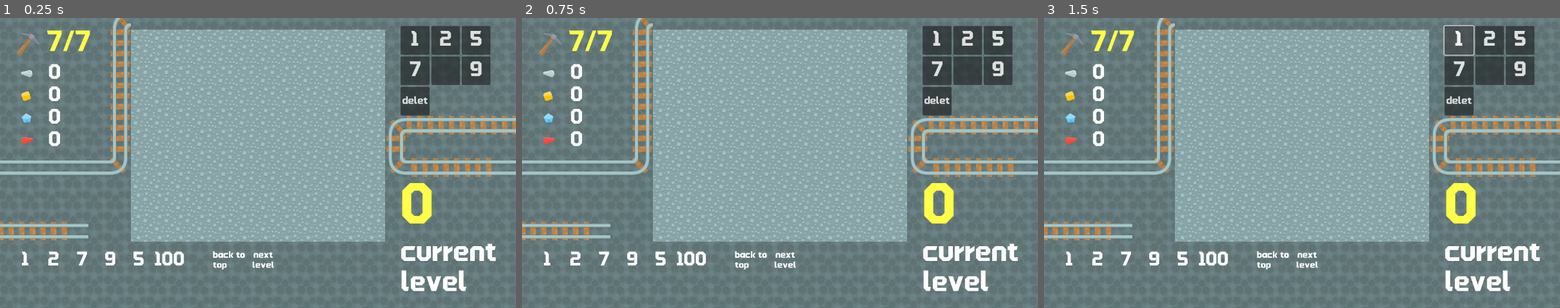
Above: before the commit, frames 1-3 (left to right).
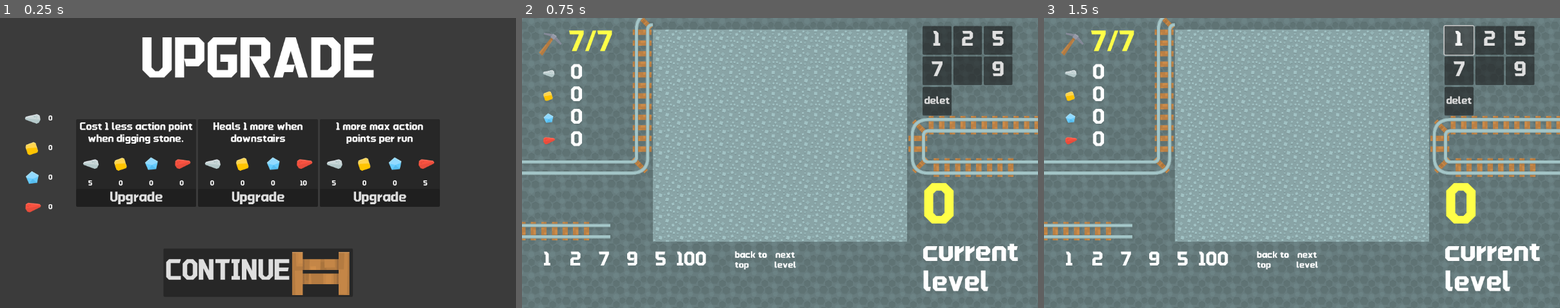
Above: after the commit, the same moments.

Repository: gwhyang/ld-58-collector
Game: Godot game, scene res://main.tscn
Same seed, same stepped clock (60 frames per second), same inputs: the game is played once before the commit and once after it.
Inputs (mouse positions are in pixels of both pictures, inside the frame that each line leads up to):
- Up to frame 1 (0.25 s): no input
- Up to frame 2 (0.75 s): click (780, 273) at 0.5 s, where only the run after the commit has a clickable "CONTINUE"
- Up to frame 3 (1.5 s): click "1" at 1.25 s

The runs differ from the first frame. In frame 1, 96% of the frame differs, in the area x 0-100%, y 0-100%; in frame 2, nothing differs; in frame 3, nothing differs.

Commit message:
Add an animation

Diff:
--- a/Global/game.gd
+++ b/Global/game.gd
@@ -1,6 +1,7 @@
 extends Node
 
 enum {none,white,black,gold,blue,brown,red,trapdoor,lifter,cover,hide}
+const move_interval:float = 0.5
 const cave_size:Rect2i = Rect2i(Vector2i.ZERO,Vector2i(12,10))
 const mineral_names:Dictionary={
 	none:"stone",
--- a/Scene/element/upgrate.tscn
+++ b/Scene/element/upgrate.tscn
@@ -19,9 +19,17 @@
 atlas = ExtResource("2_o3x4f")
 region = Rect2(256, 384, 128, 128)
 
+[sub_resource type="Gradient" id="Gradient_gtv17"]
+offsets = PackedFloat32Array(0, 0.24342105, 0.57894737, 1)
+colors = PackedColorArray(0.98039216, 0.98039216, 0.98039216, 0, 1, 1, 1, 1, 0.93840575, 0.93840575, 0.93840575, 1, 0, 0, 0, 0)
+
+[sub_resource type="GradientTexture2D" id="GradientTexture2D_o3x4f"]
+gradient = SubResource("Gradient_gtv17")
+fill_from = Vector2(1, 1)
+
 [node name="Upgrate" type="PanelContainer"]
-offset_right = 40.0
-offset_bottom = 40.0
+offset_right = 268.0
+offset_bottom = 196.0
 script = ExtResource("1_gtv17")
 
 [node name="VBoxContainer" type="VBoxContainer" parent="."]
@@ -109,4 +117,11 @@
 theme_override_font_sizes/font_size = 32
 text = "Upgrade"
 
+[node name="cover" type="TextureRect" parent="."]
+visible = false
+layout_mode = 2
+texture = SubResource("GradientTexture2D_o3x4f")
+
+[node name="up_ani" type="AnimationPlayer" parent="."]
+
 [connection signal="pressed" from="VBoxContainer/Button" to="." method="_on_button_pressed"]
--- a/Scene/level_up.tscn
+++ b/Scene/level_up.tscn
@@ -1,9 +1,10 @@
-[gd_scene load_steps=9 format=3 uid="uid://cgul3vw6hjv6y"]
+[gd_scene load_steps=11 format=3 uid="uid://cgul3vw6hjv6y"]
 
 [ext_resource type="Script" uid="uid://dor86jexprbbu" path="res://Scene/level_up.gd" id="1_rm3qy"]
 [ext_resource type="Texture2D" uid="uid://d1n0a76p0anqe" path="res://Assets/tile/Spritesheets/spritesheet_items.png" id="2_qtcer"]
 [ext_resource type="PackedScene" uid="uid://b74s2xbqguutw" path="res://Scene/element/label_changer.tscn" id="3_g637e"]
 [ext_resource type="PackedScene" uid="uid://y4trosat82ba" path="res://Scene/element/upgrate.tscn" id="4_g637e"]
+[ext_resource type="Texture2D" uid="uid://cw638vbrptw3j" path="res://Assets/tile/Spritesheets/spritesheet_tiles.png" id="5_svmks"]
 
 [sub_resource type="AtlasTexture" id="AtlasTexture_svmks"]
 atlas = ExtResource("2_qtcer")
@@ -20,6 +21,11 @@
 [sub_resource type="AtlasTexture" id="AtlasTexture_hm1nj"]
 atlas = ExtResource("2_qtcer")
 region = Rect2(256, 384, 128, 128)
+
+[sub_resource type="AtlasTexture" id="AtlasTexture_xhjib"]
+atlas = ExtResource("5_svmks")
+region = Rect2(896, 32, 128, 96)
+margin = Rect2(0, 4, 4, 4)
 
 [node name="LevelUp" type="Control"]
 layout_mode = 3
@@ -167,5 +173,13 @@
 grow_vertical = 0
 theme_override_font_sizes/font_size = 64
 text = "CONTINUE"
+icon = SubResource("AtlasTexture_xhjib")
+alignment = 0
+icon_alignment = 2
+
+[node name="HBoxContainer2" type="HBoxContainer" parent="."]
+layout_mode = 0
+offset_right = 40.0
+offset_bottom = 40.0
 
 [connection signal="pressed" from="exit" to="." method="_on_exit_pressed"]
--- a/Scene/mine_game.tscn
+++ b/Scene/mine_game.tscn
@@ -152,6 +152,12 @@
 
 [node name="MineGame" type="Node"]
 script = ExtResource("1_785tx")
+mine_icons = {
+1: NodePath("UI/white_exp"),
+3: NodePath("UI/gold_exp"),
+4: NodePath("UI/blue_exp"),
+6: NodePath("UI/red_exp")
+}
 
 [node name="cave_generator" type="Node" parent="."]
 unique_name_in_owner = true
@@ -494,4 +500,36 @@
 theme_override_font_sizes/font_size = 64
 text = "Lost all minerals!"
 
+[node name="white_exp" type="TextureRect" parent="UI"]
+offset_left = 1668.9999
+offset_top = 319.0
+offset_right = 1796.9999
+offset_bottom = 447.0
+scale = Vector2(0.655, 0.655)
+texture = SubResource("AtlasTexture_qit1u")
+
+[node name="gold_exp" type="TextureRect" parent="UI"]
+offset_left = 1668.9999
+offset_top = 319.0
+offset_right = 1796.9999
+offset_bottom = 447.0
+scale = Vector2(0.655, 0.655)
+texture = SubResource("AtlasTexture_sgoca")
+
+[node name="blue_exp" type="TextureRect" parent="UI"]
+offset_left = 1668.9999
+offset_top = 319.0
+offset_right = 1796.9999
+offset_bottom = 447.0
+scale = Vector2(0.655, 0.655)
+texture = SubResource("AtlasTexture_pufb1")
+
+[node name="red_exp" type="TextureRect" parent="UI"]
+offset_left = 1673.9999
+offset_top = 331.0
+offset_right = 1801.9999
+offset_bottom = 459.0
+scale = Vector2(0.655, 0.655)
+texture = SubResource("AtlasTexture_hdmc4")
+
 [connection signal="selected_num" from="UI/Label_selector" to="." method="_on_label_selector_selected_num"]
--- a/main.tscn
+++ b/main.tscn
@@ -124,7 +124,7 @@
 [node name="MineGame" parent="." instance=ExtResource("1_0xm2m")]
 
 [node name="CanvasLayer" type="CanvasLayer" parent="."]
-layer = 2
+layer = 5
 visible = false
 
 [node name="LevelUp" parent="CanvasLayer" instance=ExtResource("2_h2yge")]
@@ -133,7 +133,7 @@
 libraries = {
 &"": SubResource("AnimationLibrary_1bvp3")
 }
-autoplay = "mine"
+autoplay = "upgrade"
 
 [connection signal="game_exit" from="MineGame" to="game_state" method="play" binds= [&"upgrade"]]
 [connection signal="exit_upgrade" from="CanvasLayer/LevelUp" to="game_state" method="play" binds= [&"mine"]]
--- a/mine_game.gd
+++ b/mine_game.gd
@@ -13,6 +13,7 @@
 
 		EventBus.change_label("ap",str(action_points)+"/"+str(max_ap))
 @export var enable:bool = true
+@export var mine_icons:Dictionary = {Game.white:NodePath(),Game.gold:NodePath(),Game.blue:NodePath(),Game.red:NodePath()}
 
 var gained_mineral:Dictionary
 var level_state:int = on_start:
@@ -65,8 +66,10 @@
 	Game.blue:4,
 	Game.red:4}
 ]
+
 var to_label_cell:Vector2i = -Vector2i.ONE
 var to_labe_num:int = -1
+var mine_ui_posi:Dictionary={}
 
 @onready var mine: TileMapLayer = $world/mine
 @onready var coverer: TileMapLayer = $world/coverer
@@ -77,14 +80,19 @@
 @onready var cave_generator: Node = %cave_generator
 @onready var label_selector: Control = $UI/Label_selector
 @onready var level_label: Label = $UI/VBoxContainer/current_level
+@onready var ui: CanvasLayer = $UI
 
 signal change_hint(cell:Vector2i,num:int)
 signal change_reminder(cell:Vector2i,num:int)
 signal change_label(cell:Vector2i,num:int)
 signal game_exit
 
+var points:Array[Vector2]
+
 func _ready() -> void:
 	initial()
+	await get_tree().process_frame
+	update_ui_posi()
 
 func initial():
 	max_ap = Game.max_ap
@@ -100,7 +108,6 @@
 func mouse_dig(mouse_posi:Vector2):
 	var dug_cell := mine.local_to_map(mine.to_local(mouse_posi))
 	try_dig(dug_cell)
-
 
 func try_dig(dug_cell:Vector2i):
 	match level_state:
@@ -186,7 +193,7 @@
 		for i in [-1,0,1]:
 			for j in [-1,0,1]:
 				update_cell_massage(dug_cell+Vector2i(i,j))
-		notify_minernal_changed()
+		pick_ani_and_notify(type,get_viewport().get_mouse_position())
 
 		if not type == Game.none:
 			SoundManager.sfx_play("pick_mineral")
@@ -237,7 +244,6 @@
 		gained_mineral[key] = 0
 	notify_minernal_changed()
 	action_points=0
-
 
 func exit_mine():
 	for mineral in Game.player_assets:
@@ -289,7 +295,6 @@
 		return true
 	return false
 
-
 func hint_change(cell:Vector2i,num:int):
 	change_hint.emit(cell,num)
 
@@ -299,6 +304,45 @@
 func label_change(cell:Vector2i,num:int):
 	change_label.emit(cell,num)
 
+func update_ui_posi():
+	var name2posi:Dictionary
+	for child_container in $UI/points/VBoxContainer.get_children():
+		var label = child_container.get_child(1) as Label
+		var icon = child_container.get_child(0) as TextureRect
+		name2posi[label.name] = icon.global_position + (icon.size/2.0)*icon.scale
+
+	for type in Game.mineral_names:
+		var posi = name2posi.get(Game.mineral_names[type],null)
+		if not posi:
+			continue
+		mine_ui_posi[type] = posi
+	print("updated ui position dict:",mine_ui_posi)
+
+func pick_ani_and_notify(mine_type:int,from_posi:Vector2):
+	var icon_path = mine_icons.get(mine_type)
+	if not icon_path:
+		return
+	var posi = mine_ui_posi.get(mine_type)
+	if not posi:
+		return
+
+	var mover = get_node(icon_path).duplicate() as Control
+
+	mover.z_index += 2
+	mover.position = from_posi - mover.scale*(mover.size/2.0)
+	ui.add_child(mover)
+
+	var target_scale :Vector2= mover.scale * 0.6
+	posi -= (mover.size/2.0)*target_scale
+	var tween = create_tween()
+	tween.set_ease(Tween.EASE_OUT)
+	tween.set_trans(Tween.TRANS_SINE)
+	tween.tween_property(mover,"position",posi,Game.move_interval)
+	tween.parallel().tween_property(mover,"scale",target_scale,Game.move_interval)
+	tween.tween_callback(func():
+		mover.queue_free()
+		notify_minernal_changed()
+		)
 
 func _on_label_selector_selected_num(num: int) -> void:
 	if num == -1:
--- a/project.godot
+++ b/project.godot
@@ -41,3 +41,7 @@
 "events": [Object(InputEventMouseButton,"resource_local_to_scene":false,"resource_name":"","device":-1,"window_id":0,"a …(258 unchanged characters)…
 ]
 }
+
+[physics]
+
+common/physics_interpolation=true
--- a/upgrate.gd
+++ b/upgrate.gd
@@ -5,9 +5,12 @@
 @onready var gold: Label = $VBoxContainer/HBoxContainer/HBoxContainer3/gold
 @onready var diamond: Label = $VBoxContainer/HBoxContainer/HBoxContainer4/diamond
 @onready var blood: Label = $VBoxContainer/HBoxContainer/HBoxContainer5/blood
+@onready var cover: TextureRect = $cover
+@onready var up_ani: AnimationPlayer = $up_ani
 
 
 signal try_upgrade
+
 
 func analyze(item_data:Dictionary):
 	var desc  = item_data.get("describtion","") as String
Not shown: 1 places in Scene/element/upgrate.tscn that only renumber resources
